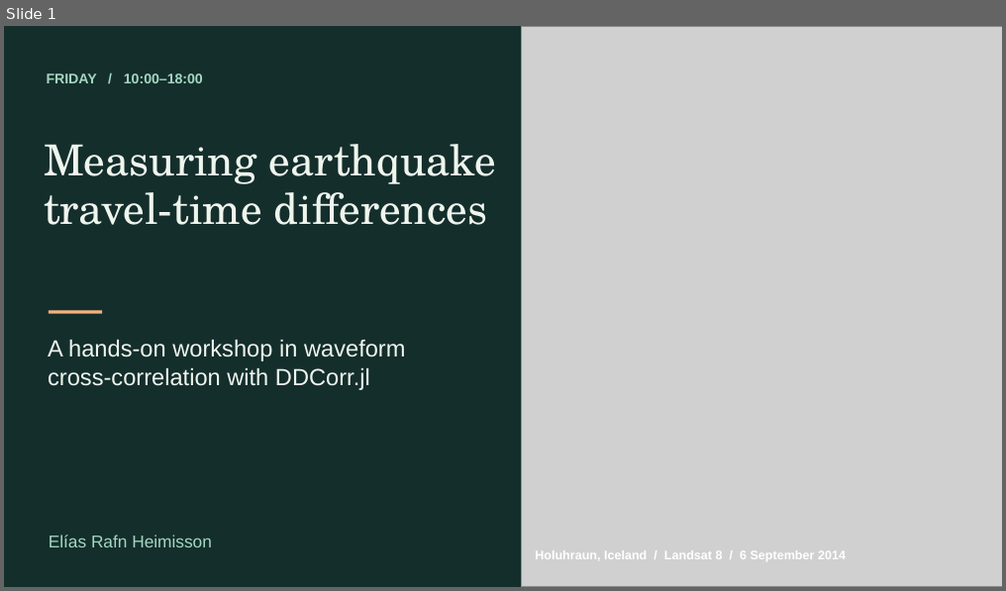
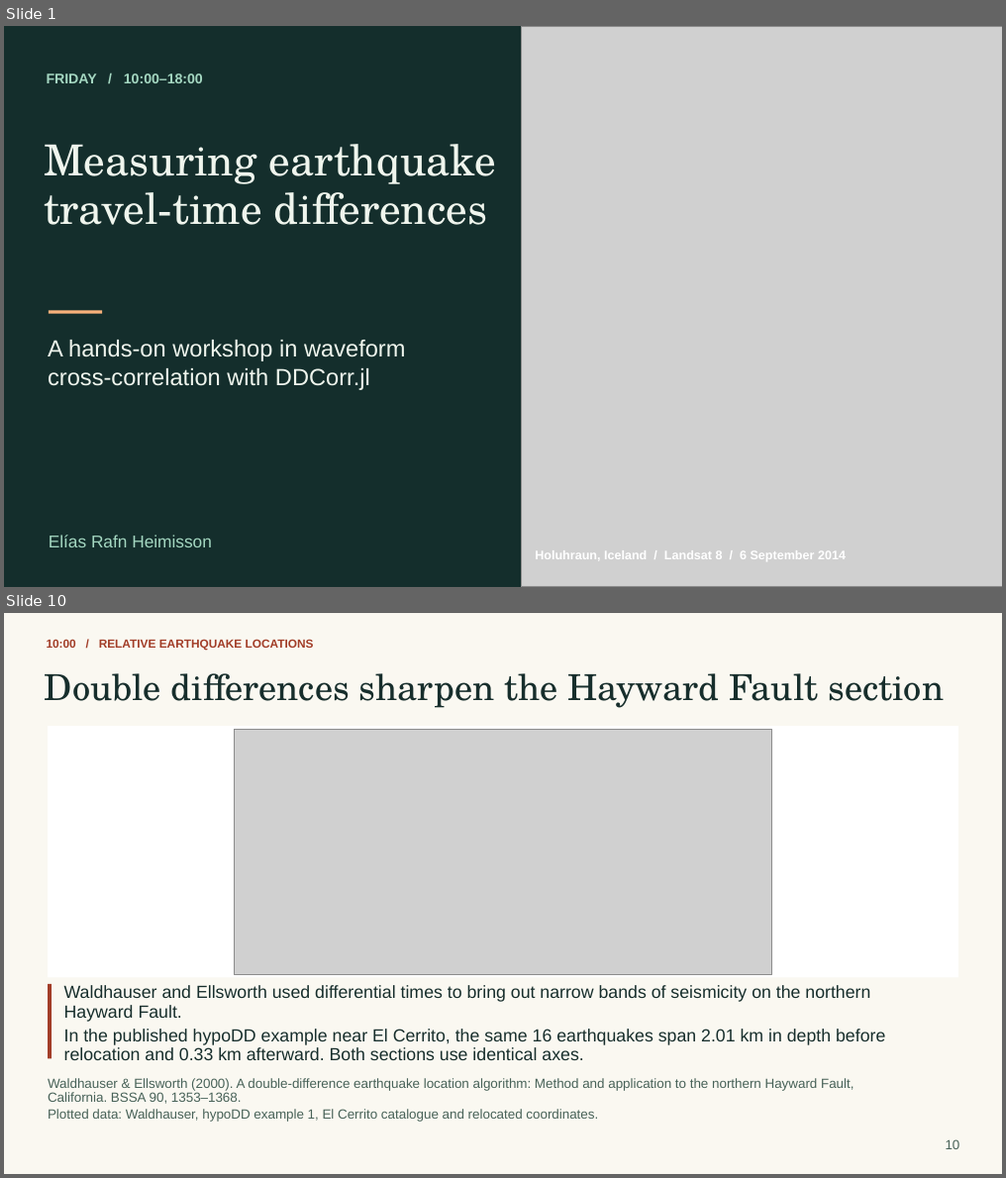
Before and after one commit to eliasrh/DDCorr.jl, a slide deck: teaching/DDCorr_minicourse.pptx. Shown one above the other, each under a label of ours: slide 1 before the commit, slides 1 and 10 after it; the slides between them are not shown. The pictures are 1006x591 and 1006x1178 pixels, drawn with LibreOffice and Linux fonts; fonts in the diff are those of the drawing; grey boxes stand for pictures. Boxes give left, top, right and bottom in pixels: in the first picture for what was removed or moved away, otherwise in the second. Text is boxed around its words. In the diff, an @@ line names an element or a change of style, - is before the commit and + after.

Commit message:
Teach the full Friday DDCorr lab with Bárðarbunga field recordings
Walk through the Iceland report, distinguish fitted lags from sampled coefficients, and reserve the last two hours for participants’ own SAC data.

```diff
--- a/teaching/DDCorr_minicourse.pptx
+++ b/teaching/DDCorr_minicourse.pptx
@@ slide 10 added at [4,613,1002,1174], background #FAF8F1 @@
@@ text added at [47,639,314,651], 11.2 pt, text #A23D28, bold @@
+10:00 / RELATIVE EARTHQUAKE LOCATIONS
@@ text added at [45,673,944,708], 34.5 pt, text #172E2C @@
+Double differences sharpen the Hayward Fault section
@@ rectangle added at [48,726,958,977], fill #FFFFFF @@
@@ picture added at [234,729,771,974] @@
@@ rectangle added at [48,984,52,1059], fill #A23D28 @@
@@ text added at [64,985,870,1002], 16.9 pt, text #172E2C @@
+Waldhauser and Ellsworth used differential times to bring out narrow bands of seismicity on the northern
@@ text added at [64,1005,182,1022], 16.9 pt, text #172E2C @@
+Hayward Fault.
@@ text added at [64,1029,885,1046], 16.9 pt, text #172E2C @@
+In the published hypoDD example near El Cerrito, the same 16 earthquakes span 2.01 km in depth before
@@ text added at [64,1048,583,1060], 16.9 pt, text #172E2C @@
+relocation and 0.33 km afterward. Both sections use identical axes.
@@ text added at [48,1078,853,1091], 12.8 pt, text #486258 @@
+Waldhauser & Ellsworth (2000). A double-difference earthquake location algorithm: Method and application to the northern Hayward Fault,
@@ text added at [48,1092,242,1104], 12.8 pt, text #486258 @@
+California. BSSA 90, 1353–1368.
@@ text added at [48,1109,598,1122], 12.8 pt, text #486258 @@
+Plotted data: Waldhauser, hypoDD example 1, El Cerrito catalogue and relocated coordinates.
@@ text added at [945,1140,960,1150], 12.8 pt, text #486258 @@
+10
```
Also in this commit, not shown: 2 slides changed, 85 other slides added, 80 slides removed, 48 other files.
